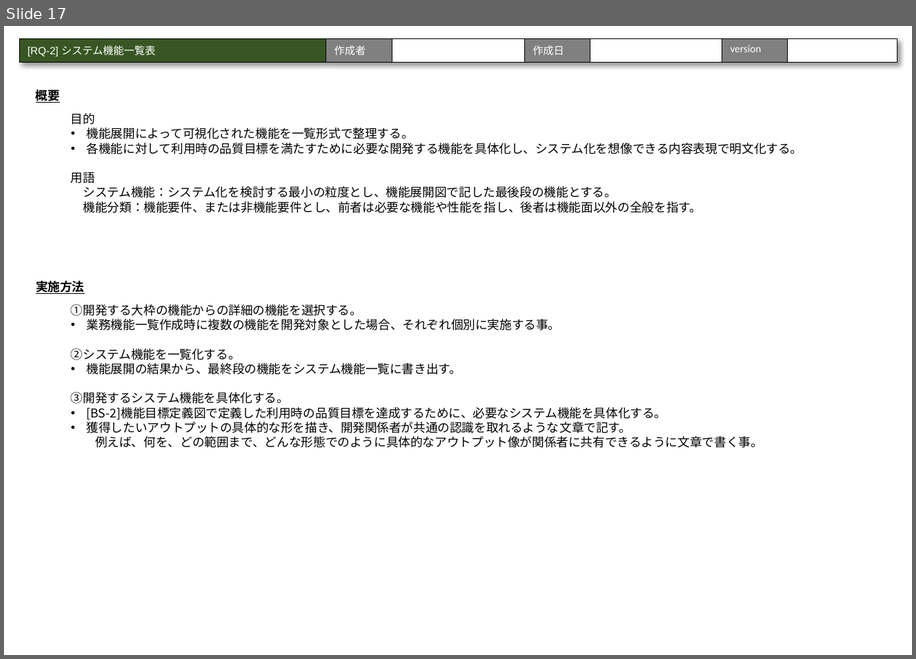
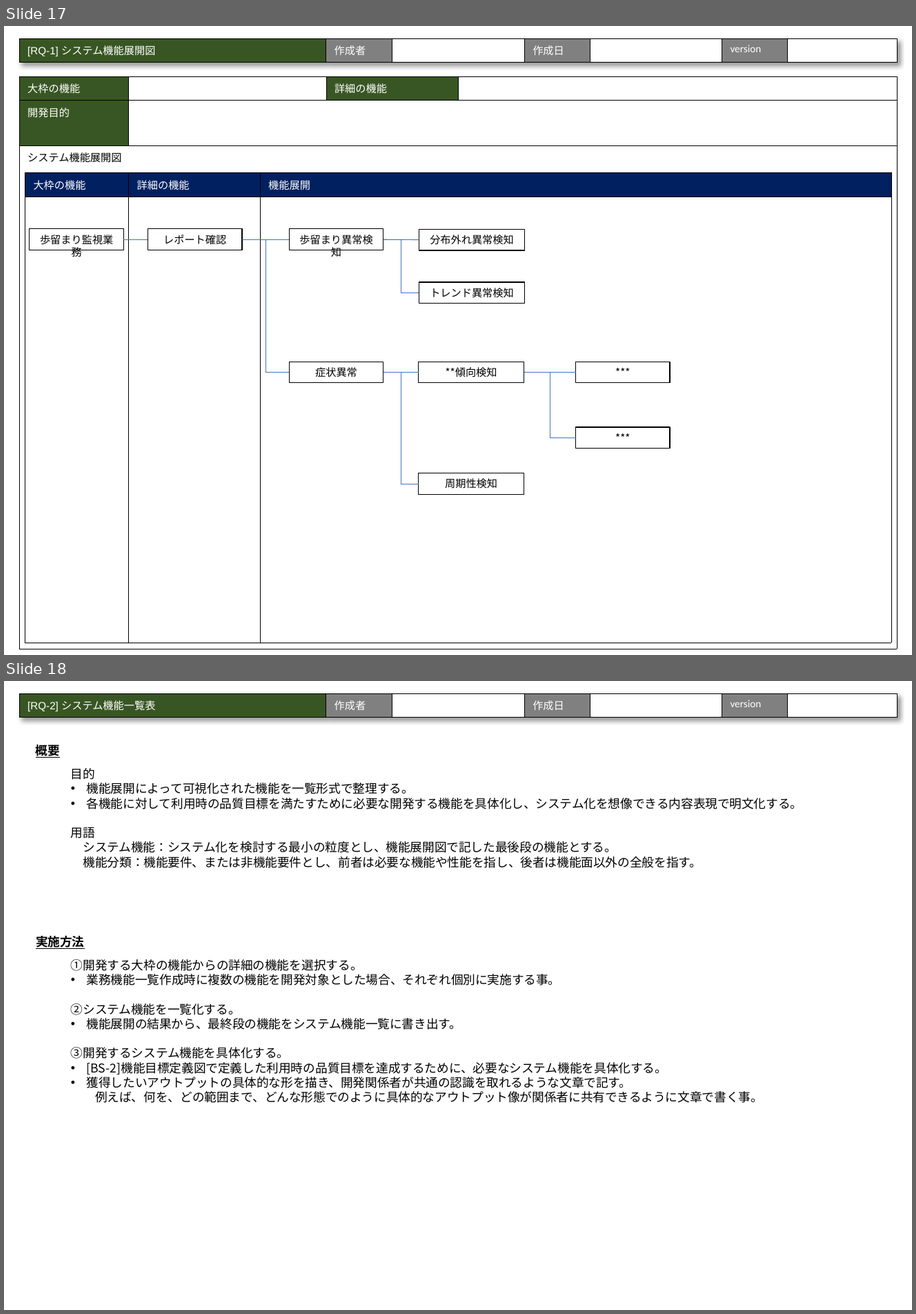
Before and after one commit to urayukitaka/Dev_process_paper, a slide deck: AI_sysytem_dev_process_study.pptx. Shown one above the other, each under a label of ours: slide 17 before the commit, slides 17 and 18 after it. The pictures are 916x659 and 916x1314 pixels, drawn with LibreOffice and Linux fonts; fonts in the diff are those of the drawing. Boxes give left, top, right and bottom in pixels: in the first picture for what was removed or moved away, otherwise in the second. Text is boxed around its words. In the diff, an @@ line names an element or a change of style, - is before the commit and + after.

```diff
--- a/AI_sysytem_dev_process_study.pptx
+++ b/AI_sysytem_dev_process_study.pptx
@@ slide 17 added at [4, 26, 912, 655], background #FFFFFF @@
@@ table added at [19, 38, 896, 60], 1 rows, 7 columns @@
+[RQ-1] システム機能展開図 | 作成者 |  | 作成日 |  | version | 
@@ table added at [19, 76, 896, 646], 3 rows, 4 columns @@
+大枠の機能 |  | 詳細の機能 | 
+開発目的 |  |  | 
+システム機能展開図 |  |  | 
@@ table added at [25, 173, 892, 639], 2 rows, 3 columns @@
+大枠の機能 | 詳細の機能 | 機能展開
+ |  | 
@@ rectangle added at [29, 229, 123, 250], outline #000000 0.75 pt, 9 pt, text #000000 @@
+歩留まり監視業務
@@ rectangle added at [148, 229, 242, 250], outline #000000 0.75 pt, 9 pt, text #000000 @@
+レポート確認
@@ rectangle added at [289, 229, 383, 250], outline #000000 0.75 pt, 9 pt, text #000000 @@
+歩留まり異常検知
@@ rectangle added at [419, 229, 525, 250], outline #000000 0.75 pt, 9 pt, text #000000 @@
+分布外れ異常検知
@@ line added from (124, 240) to (148, 240), #4472C4 0.5 pt @@
@@ line added from (242, 240) to (289, 240), #4472C4 0.5 pt @@
@@ elbow line added from (242, 240) to (289, 372), #4472C4 0.5 pt @@
@@ line added from (383, 240) to (419, 240), #4472C4 0.5 pt @@
@@ elbow line added from (383, 240) to (419, 292), #4472C4 0.5 pt @@
@@ rectangle added at [419, 282, 525, 303], outline #000000 0.75 pt, 9 pt, text #000000 @@
+トレンド異常検知
@@ rectangle added at [289, 361, 383, 382], outline #000000 0.75 pt, 9 pt, text #000000 @@
+症状異常
@@ elbow line added from (383, 372) to (418, 483), #4472C4 0.5 pt @@
@@ line added from (383, 372) to (418, 372), #4472C4 0.5 pt @@
@@ rectangle added at [418, 361, 524, 382], outline #000000 0.75 pt, 9 pt, text #000000 @@
+**傾向検知
@@ line added from (524, 372) to (576, 372), #4472C4 0.5 pt @@
@@ elbow line added from (524, 372) to (576, 438), #4472C4 0.5 pt @@
@@ rectangle added at [576, 361, 670, 382], outline #000000 0.75 pt, 9 pt, text #000000 @@
+***
@@ rectangle added at [576, 427, 670, 448], outline #000000 0.75 pt, 9 pt, text #000000 @@
+***
@@ rectangle added at [418, 473, 524, 494], outline #000000 0.75 pt, 9 pt, text #000000 @@
+周期性検知
@@ what was slide 17 is now slide 18 @@
```
Also in this commit, not shown: 9 slides changed, 3 other slides added, 2 slides removed.
